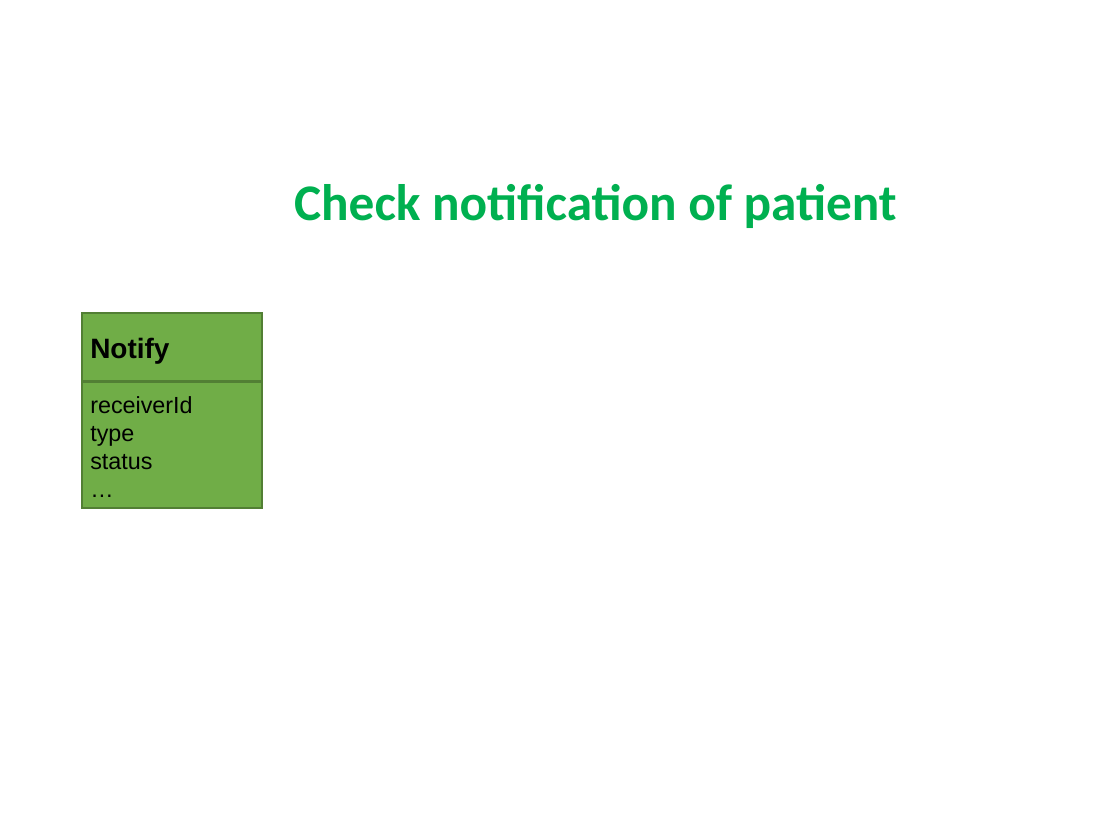
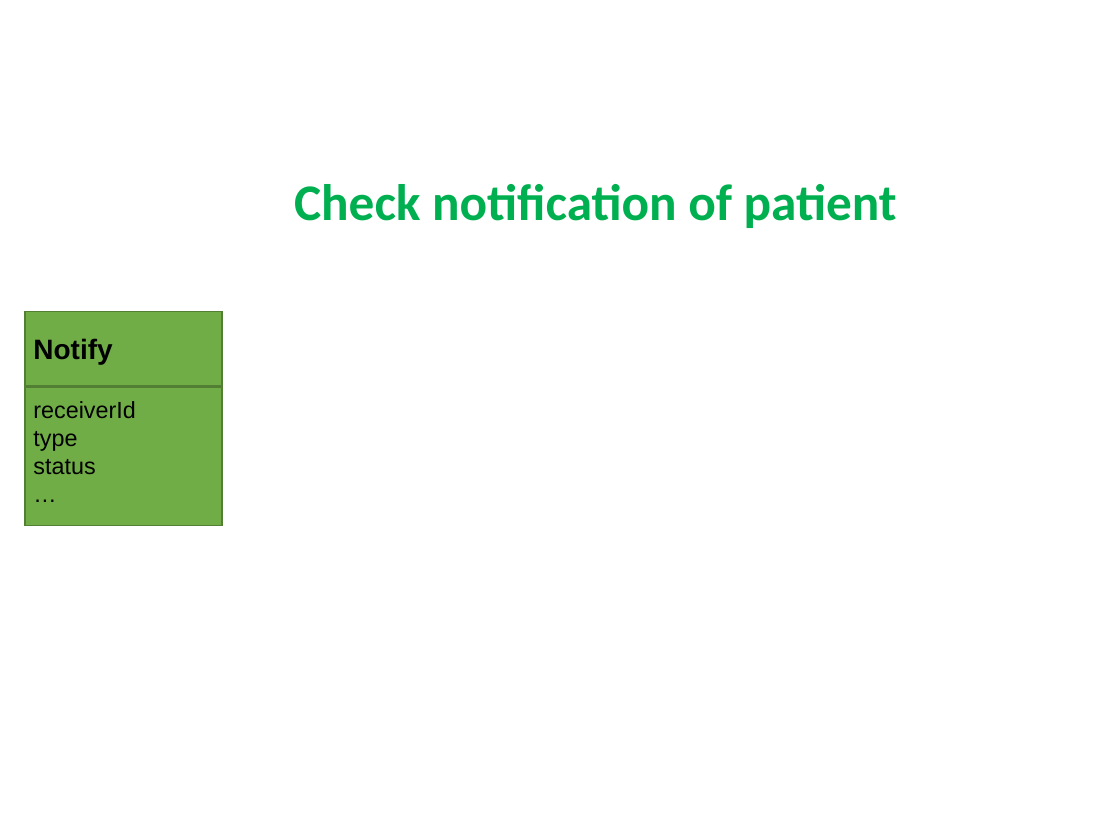
Before and after one commit to quantdse60878/HSTS, a slide deck: slide 18 of docs/Temperature Presentation/Khuong/khuong.pptx. Drawn at 1120x840 pixels with LibreOffice and Linux fonts; fonts in the diff are those of the drawing. Boxes give left, top, right and bottom in pixels: in the first picture for what was removed or moved away, otherwise in the second. Text is boxed around its words. In the diff, an @@ line names an element or a change of style, - is before the commit and + after.

```diff
--- a/docs/Temperature Presentation/Khuong/khuong.pptx
+++ b/docs/Temperature Presentation/Khuong/khuong.pptx
@@ rectangle "Notify": place and size @@
-rectangle "Notify" at (82, 314, 262, 381)
+rectangle "Notify" at (25, 311, 222, 386)
@@ rectangle "receiverId": place and size @@
-rectangle "receiverId" at (82, 382, 262, 508)
+rectangle "receiverId" at (25, 388, 222, 526)
```
Also in this commit, not shown: 16 other slides changed, 4 slides added.
